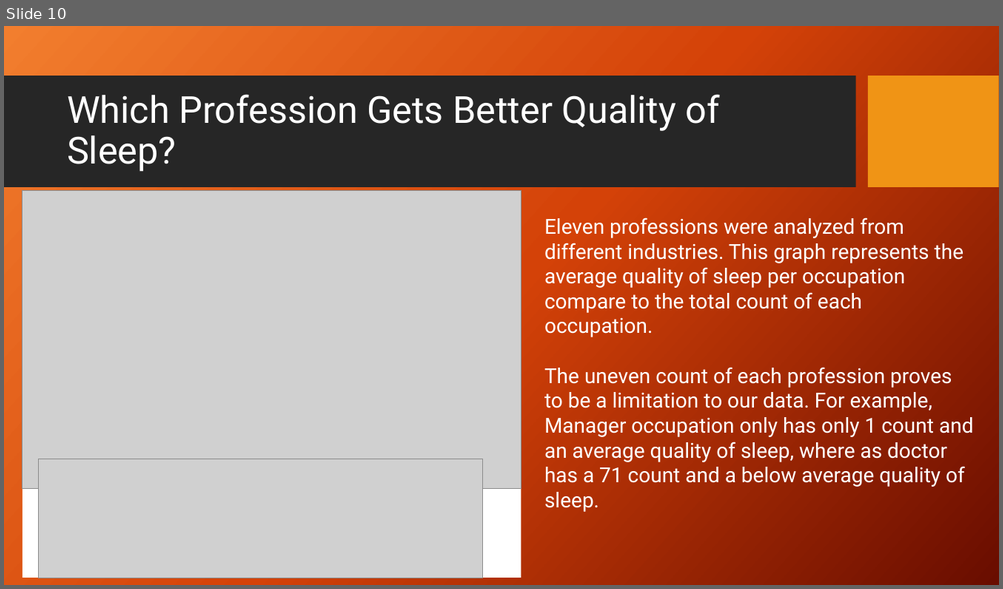
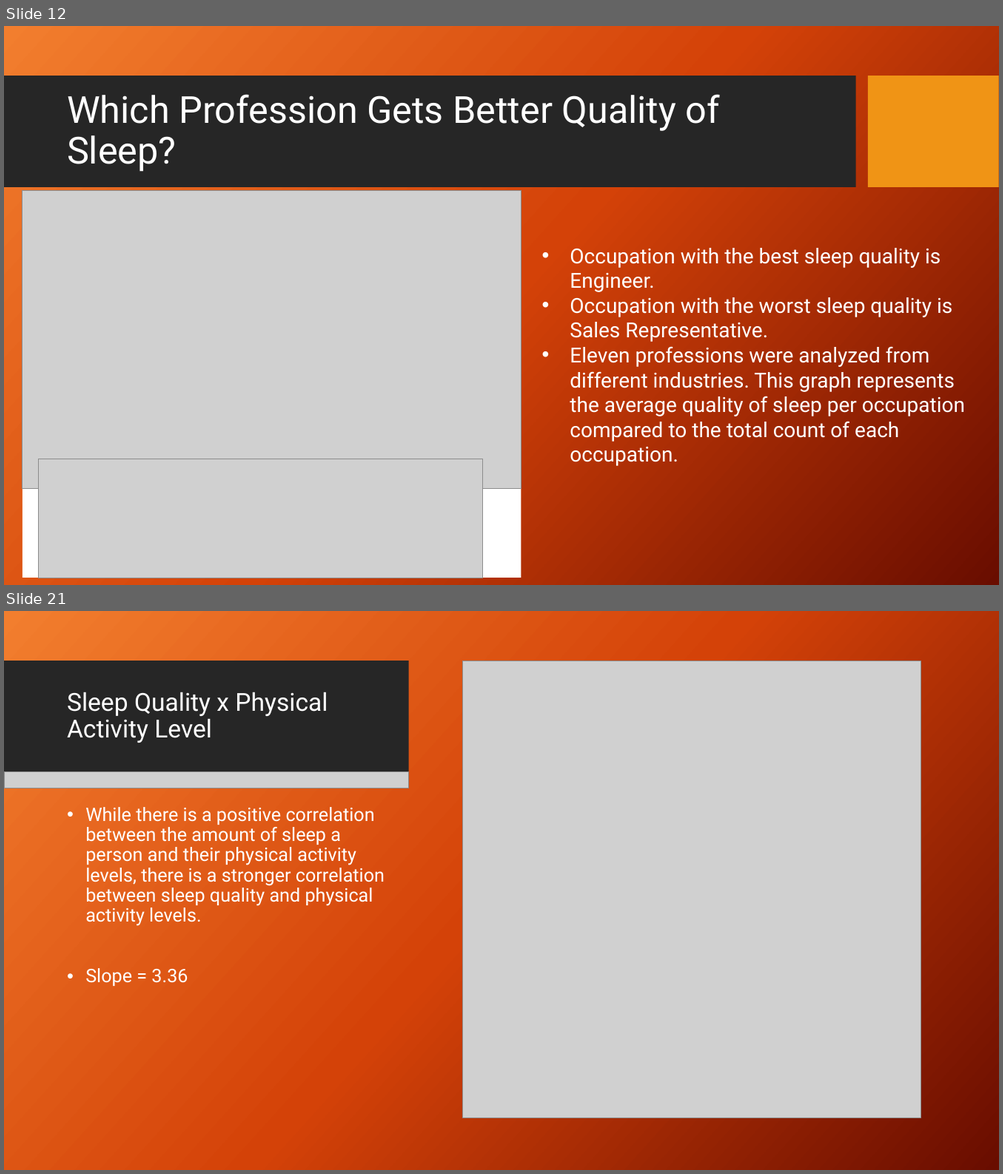
Before and after one commit to jaredsletto/Project_1, a slide deck: Project 1 - Sleep Project.pptx. Shown one above the other, each under a label of ours: slide 10 before the commit, slides 12 and 21 after it; the slides between them are not shown. The pictures are 1003x589 and 1003x1174 pixels, drawn with LibreOffice and Linux fonts; fonts in the diff are those of the drawing; grey boxes stand for pictures; background and template pictures are left out. Boxes give left, top, right and bottom in pixels: in the first picture for what was removed or moved away, otherwise in the second. Text is boxed around its words. In the diff, an @@ line names an element or a change of style, - is before the commit and + after.

```diff
--- a/Project 1 - Sleep Project.pptx
+++ b/Project 1 - Sleep Project.pptx
@@ slide 21 added at [4, 611, 999, 1170], background picture (left out); not listed: 2 template elements that a slide beside it also shows @@
@@ rectangle added at [4, 611, 999, 1170], fill gradient #F18031 to #D54209 to #6A0D00 @@
@@ rectangle added at [4, 661, 408, 773], fill #262626 @@
@@ picture added at [463, 661, 920, 1119] @@
@@ title added at [67, 692, 327, 743], 24 pt, text #FFFFFF @@
+Sleep Quality x Physical Activity Level
@@ picture added at [4, 772, 408, 788] @@
@@ text added at [85, 807, 384, 986], 18 pt, text #FFFFFF @@
+• While there is a positive correlation between the amount of sleep a person and their physical activity levels, there is a stronger correlation between sleep quality and physical activity levels.
+• Slope = 3.36
@@ what was slide 10 is now slide 12 @@
@@ slide 12 changed as well @@
@@ text at [569, 248, 965, 466]: text changed @@
-Eleven professions were analyzed from different industries. This graph represents the average quality of sleep per occupation compare to the total count of each occupation.
-The uneven count of each profession proves to be a limitation to our data. For example, Manager occupation only has only 1 count and an average quality of sleep, where as doctor has a 71 count and a below average quality of sleep.
+• Occupation with the best sleep quality is Engineer.
+• Occupation with the worst sleep quality is Sales Representative.
+• Eleven professions were analyzed from different industries. This graph represents the average quality of sleep per occupation compared to the total count of each occupation.
```
Also in this commit, not shown: 3 other slides changed, 12 other slides added.
